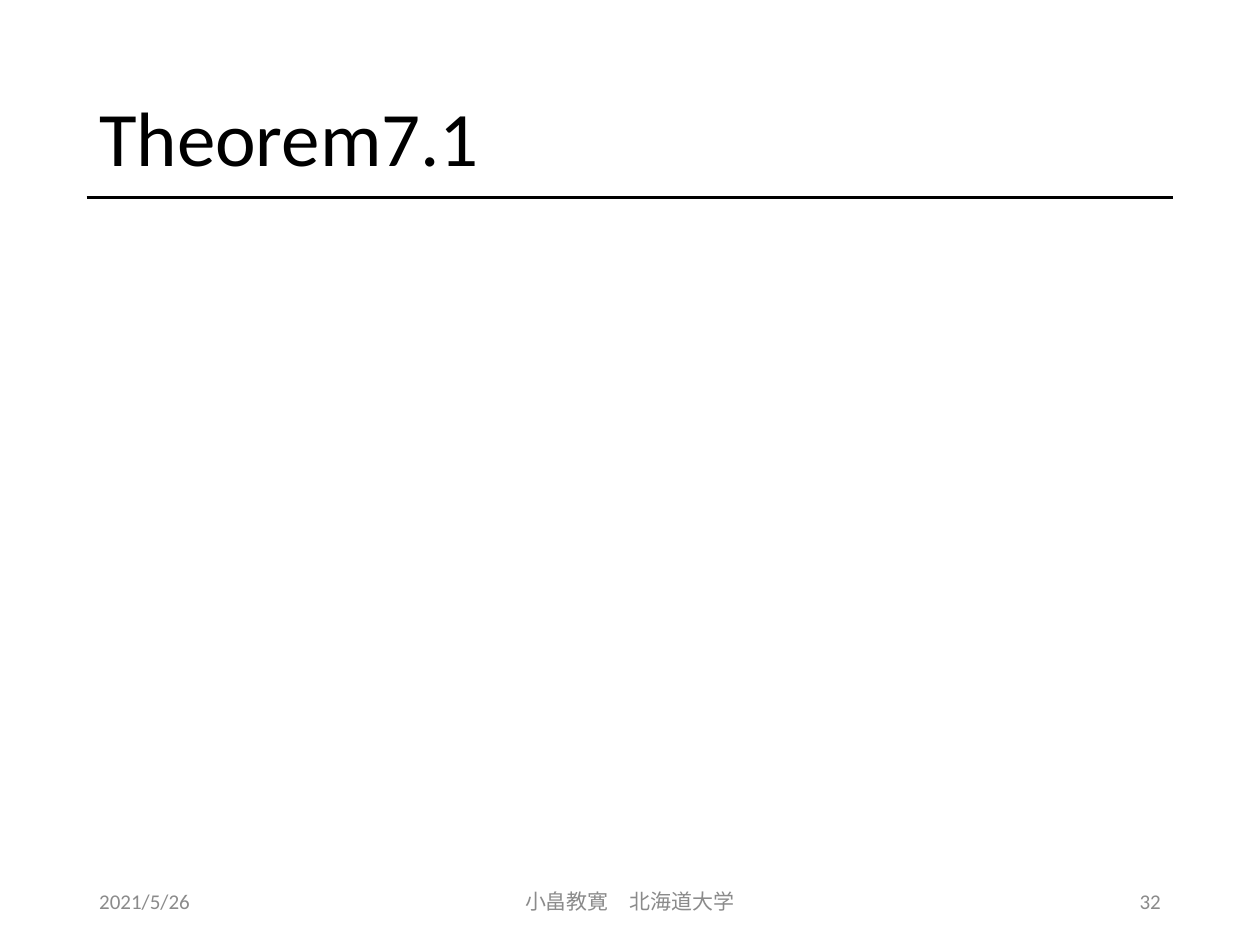
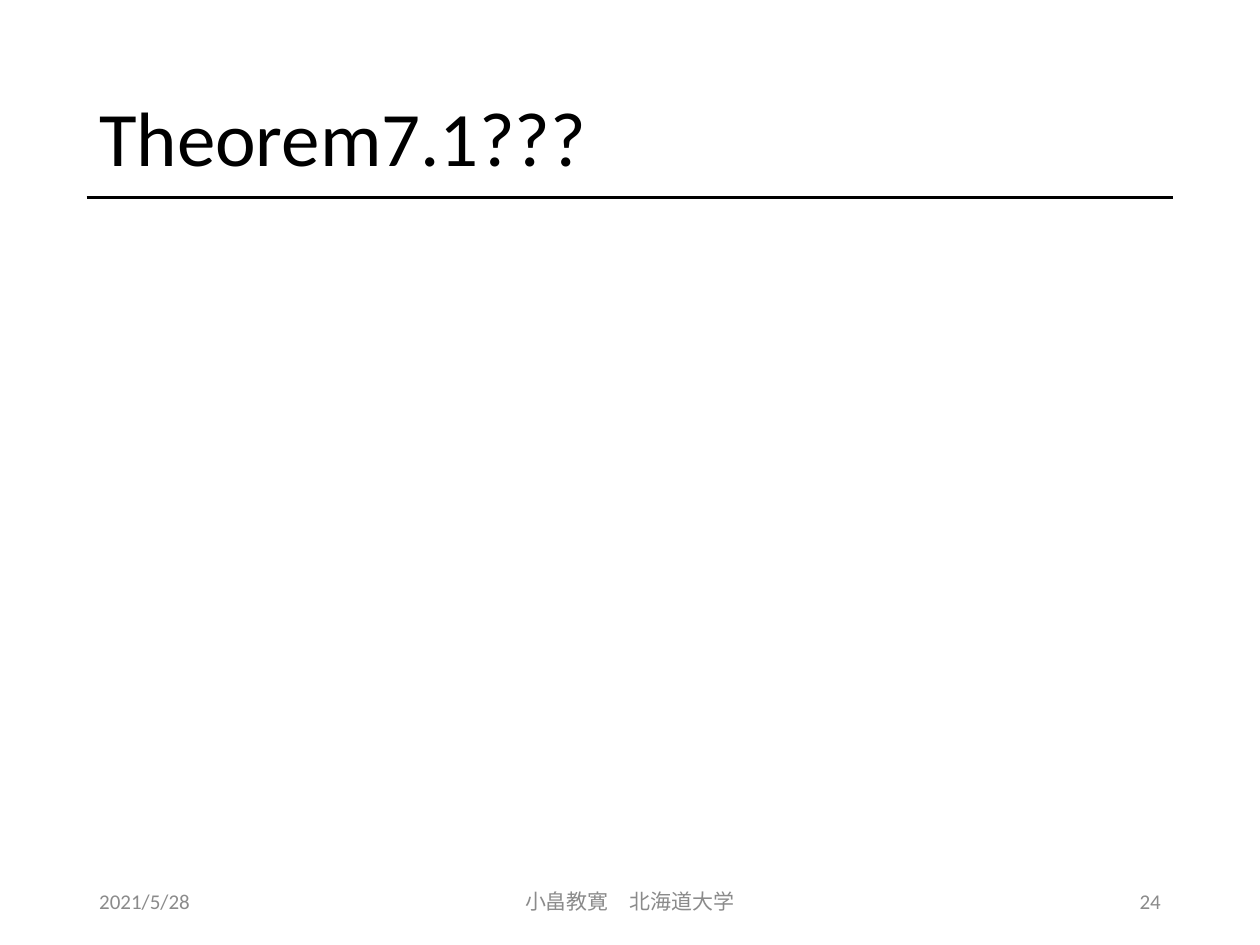
Before and after one commit to obatakyoukan/isomorphism, a slide deck: slide 24 of Isomorphism.pptx (slide 32 before the commit). Drawn at 1260x945 pixels with LibreOffice and Linux fonts; fonts in the diff are those of the drawing; grey boxes stand for pictures. Boxes give left, top, right and bottom in pixels: in the first picture for what was removed or moved away, otherwise in the second. Text is boxed around its words. In the diff, an @@ line names an element or a change of style, - is before the commit and + after.

```diff
--- a/Isomorphism.pptx
+++ b/Isomorphism.pptx
@@ title at (x1=99, y1=112, x2=586, y2=167): text changed @@
-Theorem7.1
+Theorem7.1???
@@ text at (x1=99, y1=894, x2=190, y2=910): text changed @@
-2021/5/26
+2021/5/28
@@ page number at (x1=1140, y1=895, x2=1161, y2=909): text changed @@
-32
+24
```
Also in this commit, not shown: 32 other slides changed, 4 slides added.
